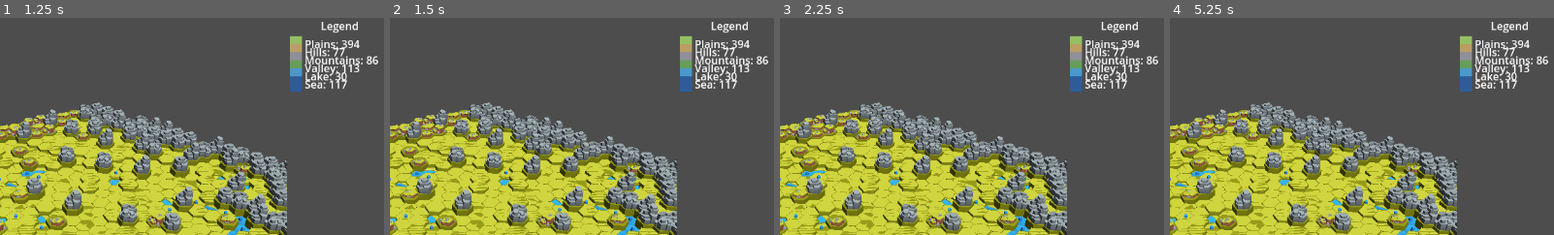
Above: before the commit, frames 1-4 (left to right).
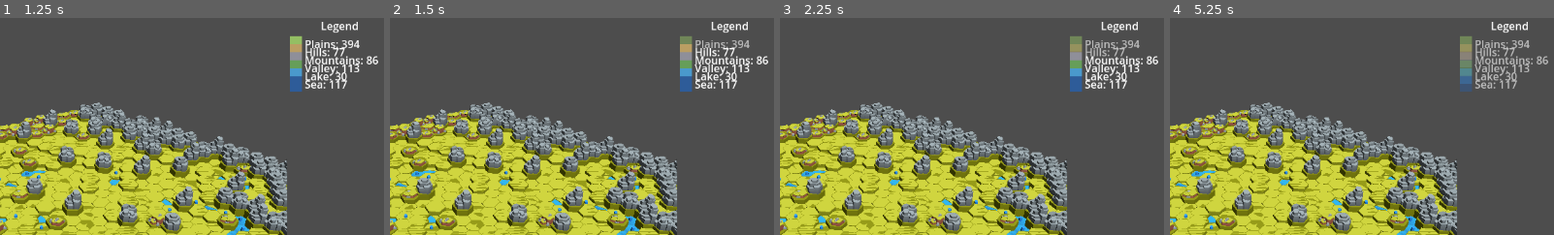
Above: after the commit, the same moments.

Repository: sepa79/CaravanWars
Game: Godot game, scene res://scenes/Main.tscn
Two runs of this game, one before a commit and one after it. Both use one fixed random seed, a clock stepped at 60 frames per second and the inputs below.
Inputs (mouse positions are % of the whole screen's width and height, from its top left):
- Up to frame 1 (1.25 s): click "Single Player" at 0.5 s
- Up to frame 2 (1.5 s): click (94, 5) at 1.25 s
- Up to frame 3 (2.25 s): click (94, 7) at 2 s
- Up to frame 4 (5.25 s): click (94, 8) at 2.75 s; click (94, 10) at 3.5 s; click (94, 12) at 4.25 s; click (94, 14) at 5 s
The pictures show only the part of the screen within x 50-100%, y 0-50%; the shares and areas given below are measured in that part.

Frame 1 is identical in both runs. In frame 2, 0.3% of the frame differs, in the area x 75-94%, y 8-14%; in frame 3, 0.6%; in frame 4, 1.7%, in the area x 75-99%, y 8-34%.

Commit message:
fix: route map legend toggles to terrain regions

Diff:
--- a/game/ui/MapSetupScreen.gd
+++ b/game/ui/MapSetupScreen.gd
@@ -743,7 +743,7 @@
                 "button": button,
                 "color": base_color,
             }
-            _on_legend_entry_toggled(entry_id, true)
+            _on_legend_entry_toggled(true, entry_id)
     for entry in REGION_LEGEND_ENTRIES:
         var entry_id := String(entry.get("id", ""))
         if entry_id.is_empty():
@@ -778,7 +778,7 @@
             return true
     return false
 
-func _on_legend_entry_toggled(entry_id: String, enabled: bool) -> void:
+func _on_legend_entry_toggled(enabled: bool, entry_id: String) -> void:
     if map_view != null:
         map_view.set_region_visibility(entry_id, enabled)
     _update_legend_entry_visual(entry_id)
Not shown, changed: CHANGELOG.md
